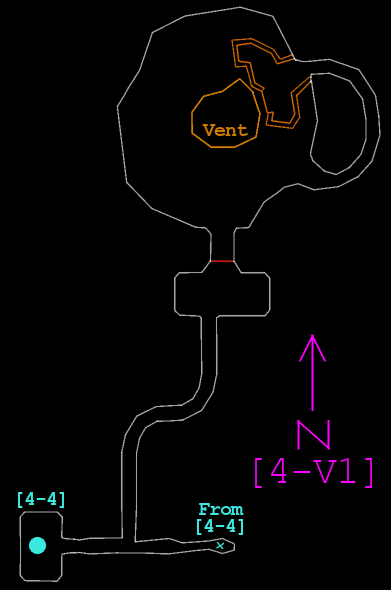
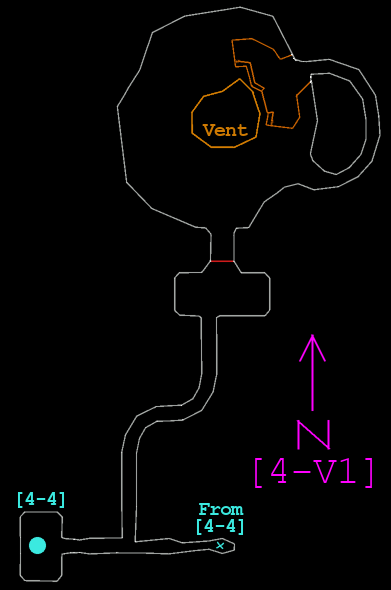
Two versions of the same layered image (391x590). Layer-by-layer changes:
painted on "Pasted Layer" over (235, 42, 311, 125)
